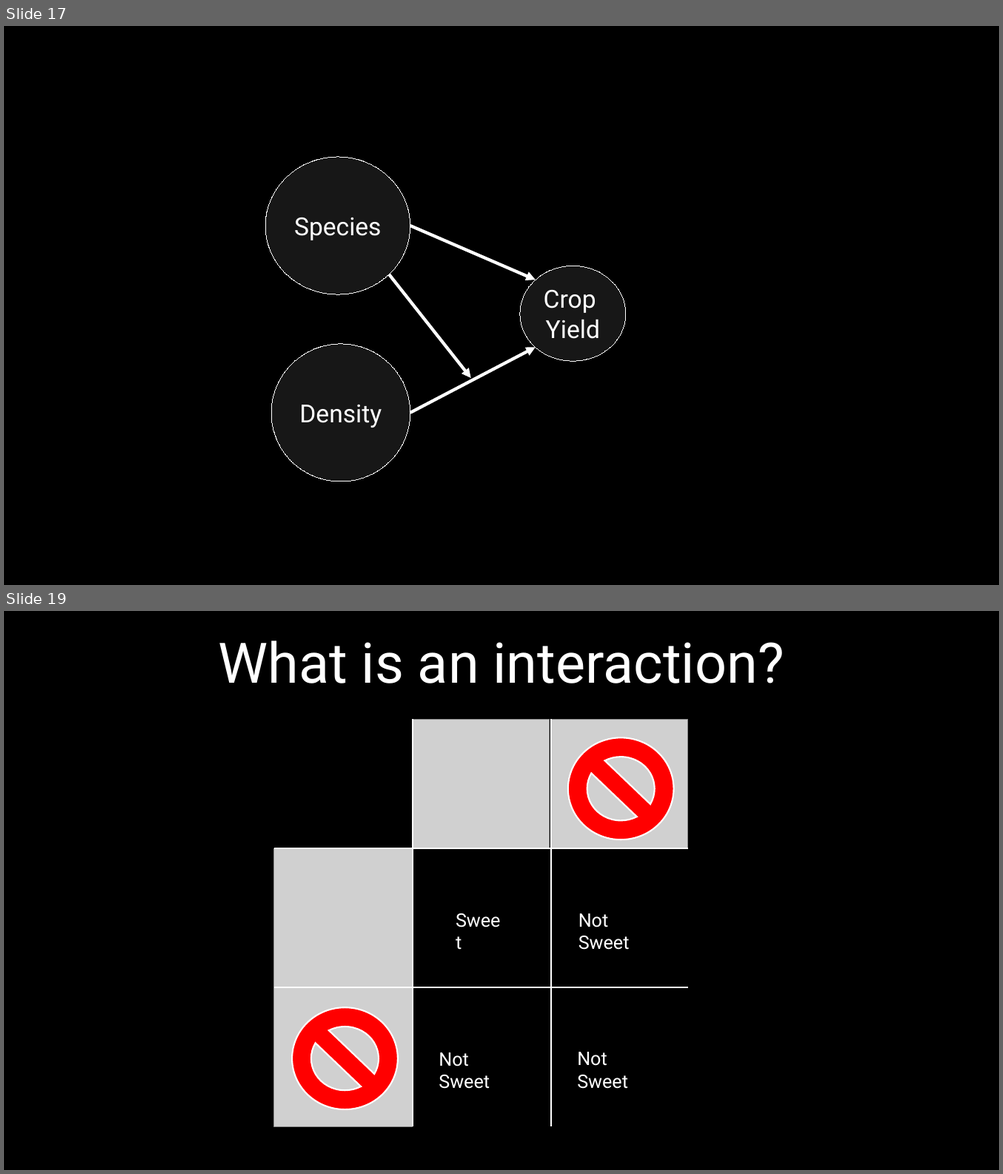
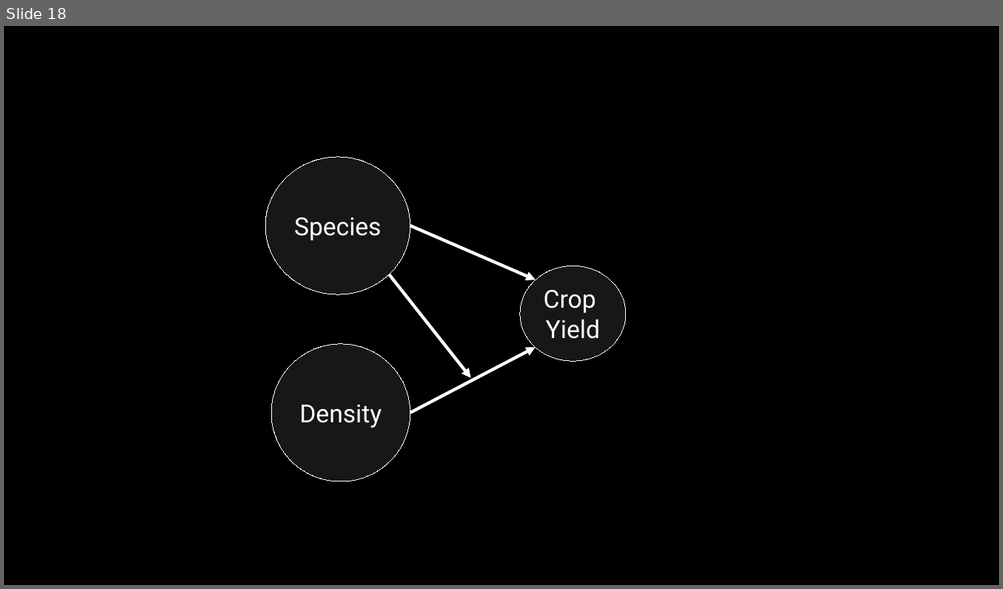
Before and after one commit to DeonRoos/006-BI3010, a slide deck: Lectures/Lecture 08.1 Interactions.pptx. Shown one above the other, each under a label of ours: slides 17 and 19 before the commit, slide 18 after it; the slides between them are not shown. The pictures are 1003x1174 and 1003x589 pixels, drawn with LibreOffice and Linux fonts; fonts in the diff are those of the drawing; grey boxes stand for pictures. Boxes give left, top, right and bottom in pixels: in the first picture for what was removed or moved away, otherwise in the second. Text is boxed around its words. In the diff, an @@ line names an element or a change of style, - is before the commit and + after.

Commit message:
more on interactions lecture

```diff
--- a/Lectures/Lecture 08.1 Interactions.pptx
+++ b/Lectures/Lecture 08.1 Interactions.pptx
@@ slide 19 removed at (x1=4, y1=611, x2=999, y2=1170), background #000000 @@
@@ title removed at (x1=219, y1=641, x2=784, y2=684) @@
-What is an interaction?
@@ group removed at (x1=274, y1=719, x2=688, y2=1128): 4 pictures, 4 texts, 4 lines, 2 no-entry signs @@
-Sweet
-Not Sweet
-Not Sweet
-Not Sweet
@@ what was slide 17 is now slide 18 @@
```
Also in this commit, not shown: 3 slides changed, 2 slides added, 1 other slide removed, 7 other files.
